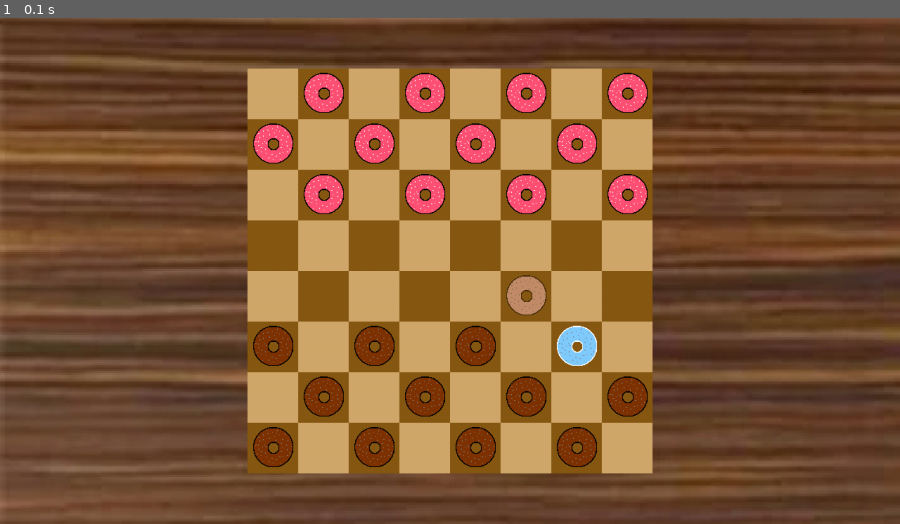
Above: before the commit, frame 1.
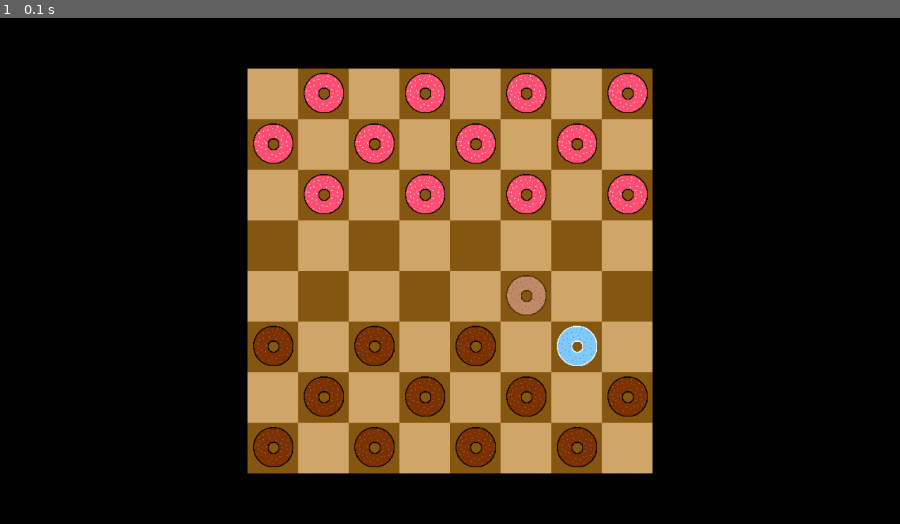
Above: after the commit, the same moment.

Repository: SeriousGuy888/pygame-checkers
Game: pygame game, started from __main__.py
Same seed, same stepped clock (60 frames per second), same inputs: the game is played once before the commit and once after it.
Inputs:
- Up to frame 1 (0.1 s): no input

The runs differ from the first frame. In frame 1, 64% of the frame differs, in the area x 0-100%, y 0-100%.

Commit message:
this seems like a tomorrow problem

Diff:
--- a/__main__.py
+++ b/__main__.py
@@ -34,6 +34,8 @@
 black_square = (135, 89, 19)
 square_size = math.floor(SCREEN_HEIGHT / 10)
 SQUARE_DIMENSION = 8
+
+board_x_offset = int(SCREEN_WIDTH - ((SCREEN_WIDTH - (square_size * 8)) / 2))
 
 background_image = pygame.image.load("./assets/textures/table.png")
 red_piece_texture_path = "./assets/textures/red_piece.png"
@@ -82,7 +84,7 @@
     pieces[3].move_piece()
 
     while RUNNING: # main game loop
-        screen.blit(background_image, (0, 0)) # display background image
+        # screen.blit(background_image, (0, 0)) # display background image
         for loop_square in squares: # process all the squares
             loop_square.render()
         for loop_piece in pieces: # process all the pieces
@@ -100,9 +102,26 @@
 
         if mouse_pressed[0]:
             for loop_piece in pieces:
-                if loop_piece.x - 1 * square_size < mouse_pos_x and loop_piece.x + 1 * square_size < mouse_pos_x and loop_piece.y * square_size < mouse_pos_y and (loop_piece.y + 1) * square_size  > mouse_pos_y:
-                    # if mouse_collide(piece, piece.Piece, True) and mouse_pressed[0]: # detects if the
-                    pygame.draw.circle(screen, (255, 255, 255), mouse_pos, 25)
+                """
+                    todo: Finish ability to detect clicks on pieces.
+                    *     board_x_offset is meant to store the x offset the leftmost squares
+                    *     it doesnt seem to work however and i dont know why it seems that by
+                    *     adding the x offset the checkerboard is calculated too far
+                    *     right, yet without adding it, it calculates too far left.
+                    *     yet, the x offset variable is calculated with the same formula used to calculate
+                    *     square positions everywhere else and somehow it doesnt work here.
+                    *     in summary, i havent a clue what im doing
+                    *     maybe it would be better to detect the clicks on
+                    *     squares and not pieces but maybe that doesnt change anything
+                """
+                # if(
+                #     loop_piece.x * square_size + board_x_offset < mouse_pos_x and
+                #     (loop_piece.x + 1) * square_size + board_x_offset > mouse_pos_x and
+                #     loop_piece.y * square_size < mouse_pos_y and
+                #     (loop_piece.y + 1) * square_size > mouse_pos_y
+                # ):
+                #     # if mouse_collide(piece, piece.Piece, True) and mouse_pressed[0]: # detects if the
+                #     pygame.draw.circle(screen, (255, 255, 255), mouse_pos, 25)
 
 
         for event in pygame.event.get(): # process every event
